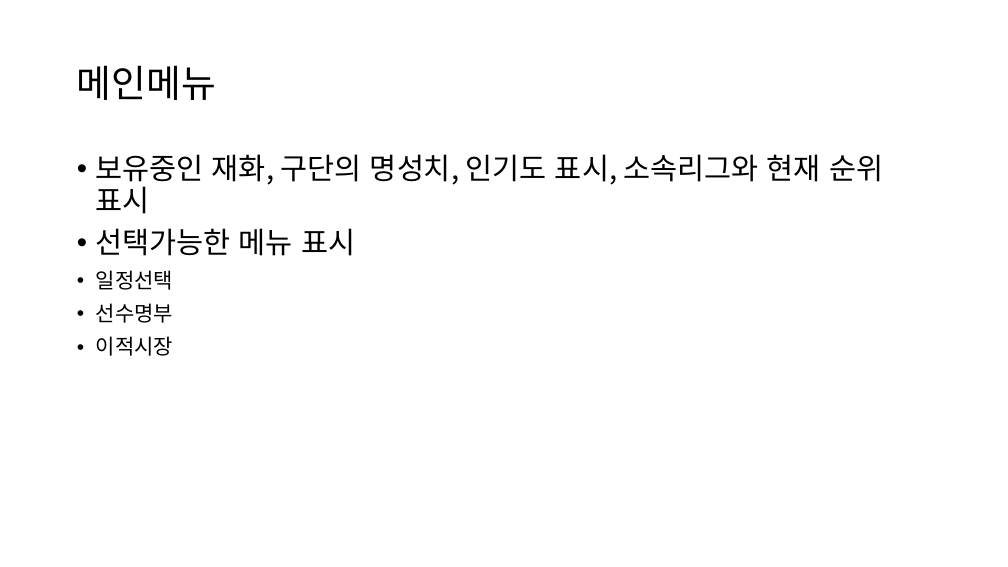
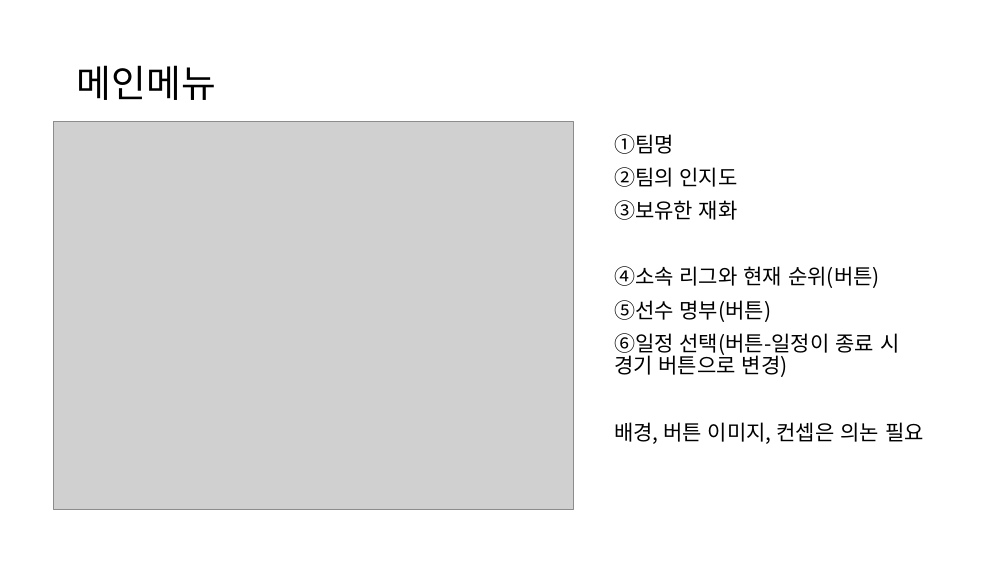
Before and after one commit to Yuhan2024GameDev2-2/GameEngine, a slide deck: slide 3 of YB기획서/기획서.pptx. Drawn at 1008x567 pixels with LibreOffice and Linux fonts; fonts in the diff are those of the drawing; grey boxes stand for pictures. Boxes give left, top, right and bottom in pixels: in the first picture for what was removed or moved away, otherwise in the second. Text is boxed around its words. In the diff, an @@ line names an element or a change of style, - is before the commit and + after.

```diff
--- a/YB기획서/기획서.pptx
+++ b/YB기획서/기획서.pptx
@@ picture added at (x1=53, y1=122, x2=574, y2=510) @@
@@ text added at (x1=614, y1=134, x2=924, y2=444), 20 pt, text #000000 @@
+①팀명
+②팀의 인지도
+③보유한 재화
+④소속 리그와 현재 순위(버튼)
+⑤선수 명부(버튼)
+⑥일정 선택(버튼-일정이 종료 시 경기 버튼으로 변경)
+배경, 버튼 이미지, 컨셉은 의논 필요
@@ text removed at (x1=96, y1=154, x2=883, y2=356) @@
-• 보유중인 재화, 구단의 명성치, 인기도 표시, 소속리그와 현재 순위 표시
-• 선택가능한 메뉴 표시
-• 일정선택
-• 선수명부
-• 이적시장
```
Also in this commit, not shown: 4 other slides changed.
